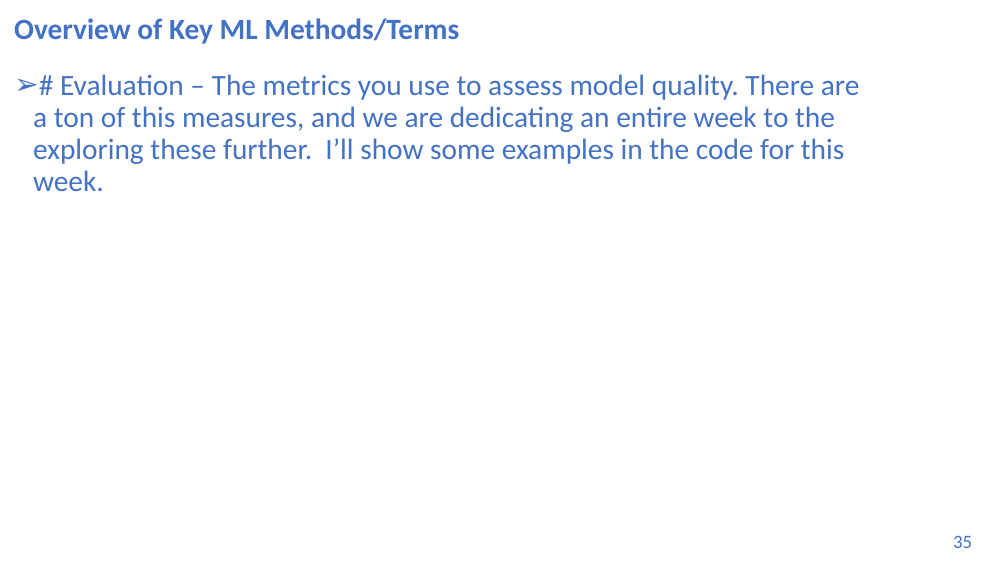
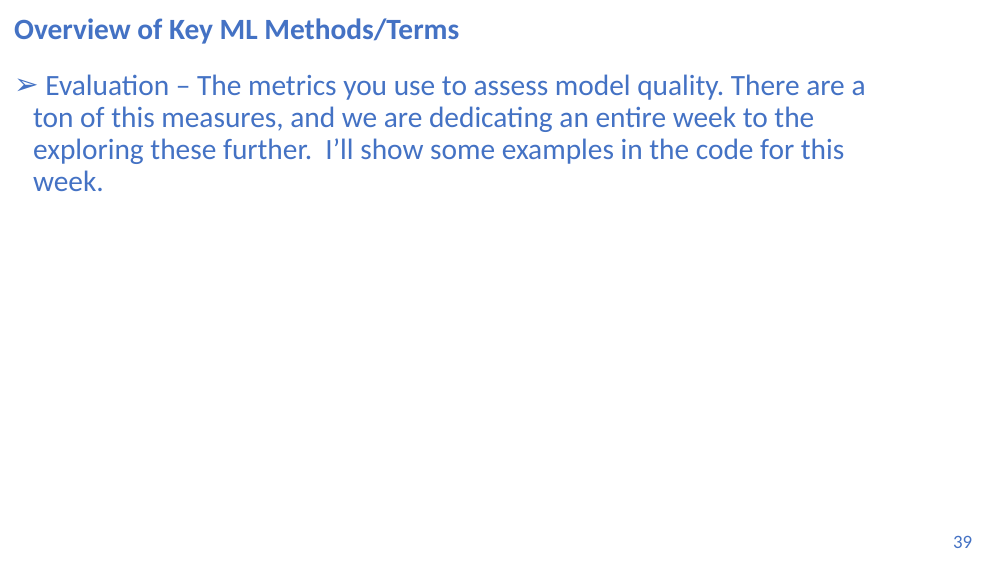
Before and after one commit to UVADS/DS-3001, a slide deck: slide 39 of 05_ml_bootcamp/machine_learning_bootcamp.pptx (slide 35 before the commit). Drawn at 1008x567 pixels with LibreOffice and Linux fonts; fonts in the diff are those of the drawing. Boxes give left, top, right and bottom in pixels: in the first picture for what was removed or moved away, otherwise in the second. Text is boxed around its words. In the diff, an @@ line names an element or a change of style, - is before the commit and + after.

```diff
--- a/05_ml_bootcamp/machine_learning_bootcamp.pptx
+++ b/05_ml_bootcamp/machine_learning_bootcamp.pptx
@@ text at (33,74,866,191): text changed @@
-➢ # Evaluation – The metrics you use to assess model quality. There are a ton of this measures, and we are dedicating an entire week to the exploring these further. I’ll show some examples in the code for this week.
+➢ Evaluation – The metrics you use to assess model quality. There are a ton of this measures, and we are dedicating an entire week to the exploring these further. I’ll show some examples in the code for this week.
@@ page number at (953,535,972,548): text changed @@
-35
+39
```
Also in this commit, not shown: 9 other slides changed, 5 slides added, 1 slide removed.
